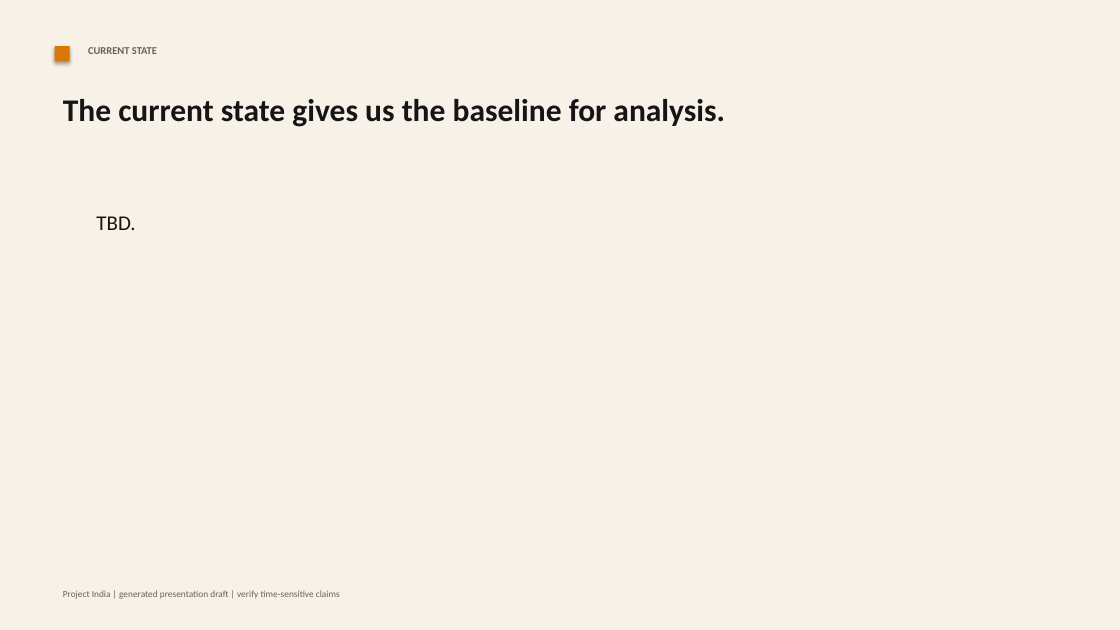
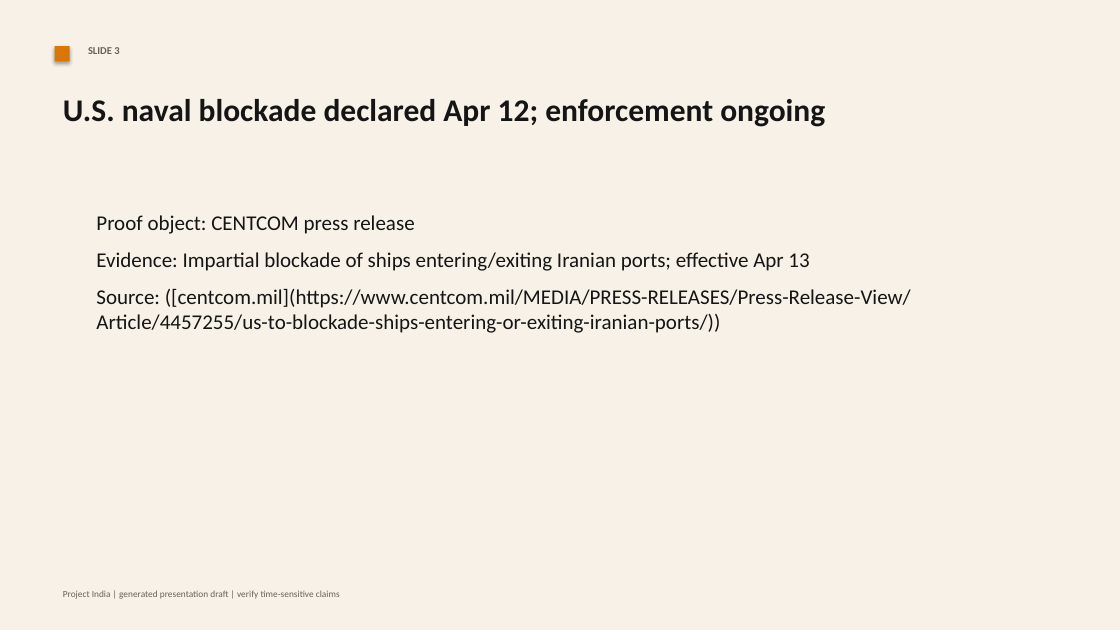
Before and after one commit to knirantar/Project-India, a slide deck: slide 4 of docs/presentations/us-iran-war-2026-generated-deck.pptx (slide 3 before the commit). Drawn at 1120x630 pixels with LibreOffice and Linux fonts; fonts in the diff are those of the drawing. Boxes give left, top, right and bottom in pixels: in the first picture for what was removed or moved away, otherwise in the second. Text is boxed around its words. In the diff, an @@ line names an element or a change of style, - is before the commit and + after.

```diff
--- a/docs/presentations/us-iran-war-2026-generated-deck.pptx
+++ b/docs/presentations/us-iran-war-2026-generated-deck.pptx
@@ text at (x1=88, y1=47, x2=119, y2=54): text changed @@
-CURRENT STATE
+SLIDE 3
@@ text at (x1=63, y1=99, x2=825, y2=127): text changed @@
-The current state gives us the baseline for analysis.
+U.S. naval blockade declared Apr 12; enforcement ongoing
@@ text at (x1=96, y1=215, x2=911, y2=333): text changed @@
-TBD.
+Proof object: CENTCOM press release
+Evidence: Impartial blockade of ships entering/exiting Iranian ports; effective Apr 13
+Source: ([centcom.mil](https://www.centcom.mil/MEDIA/PRESS-RELEASES/Press-Release-View/Article/4457255/us-to-blockade-ships-entering-or-exiting-iranian-ports/))
```
Also in this commit, not shown: 8 other slides changed, 4 slides added, 6 other files.
